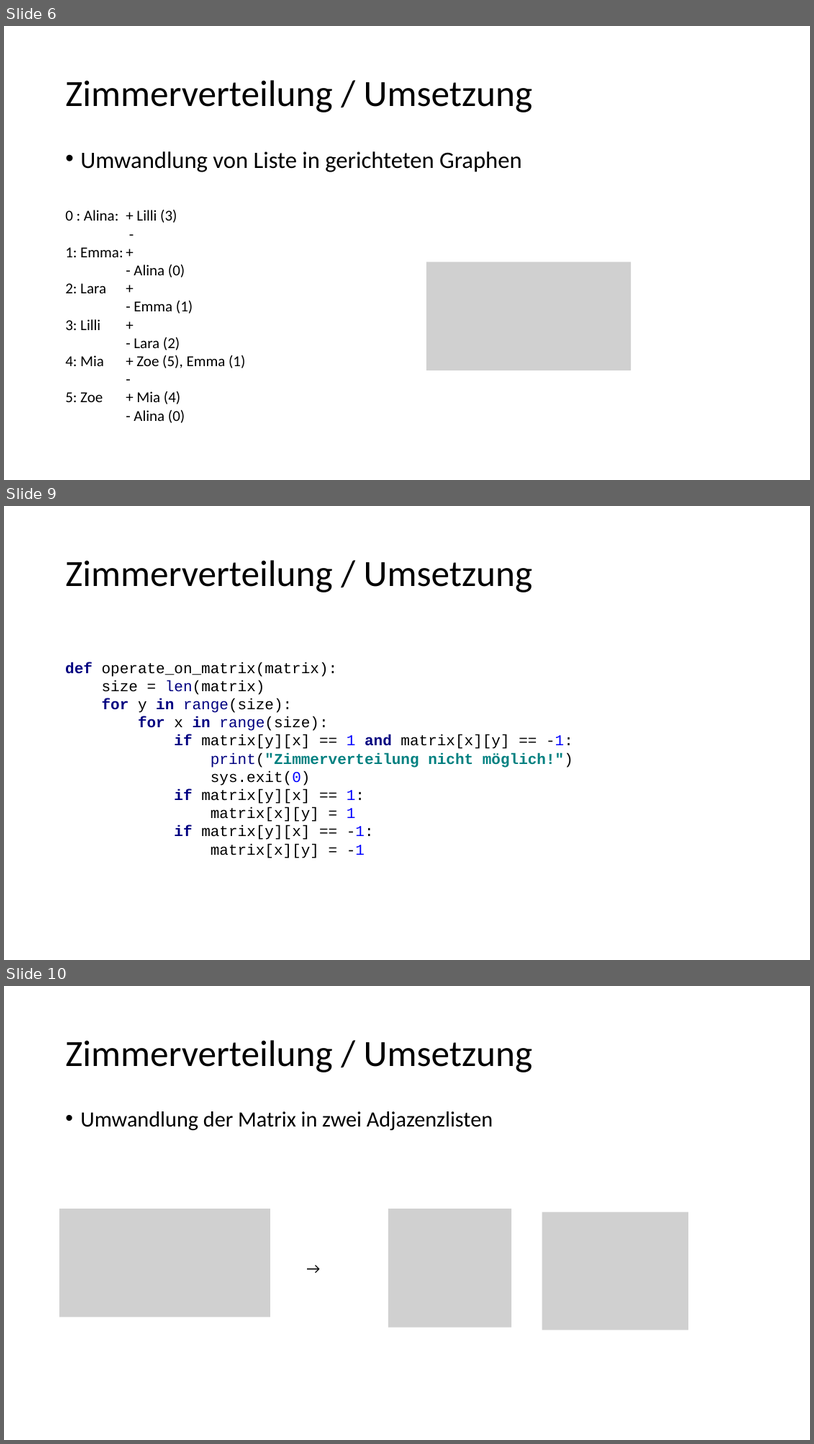
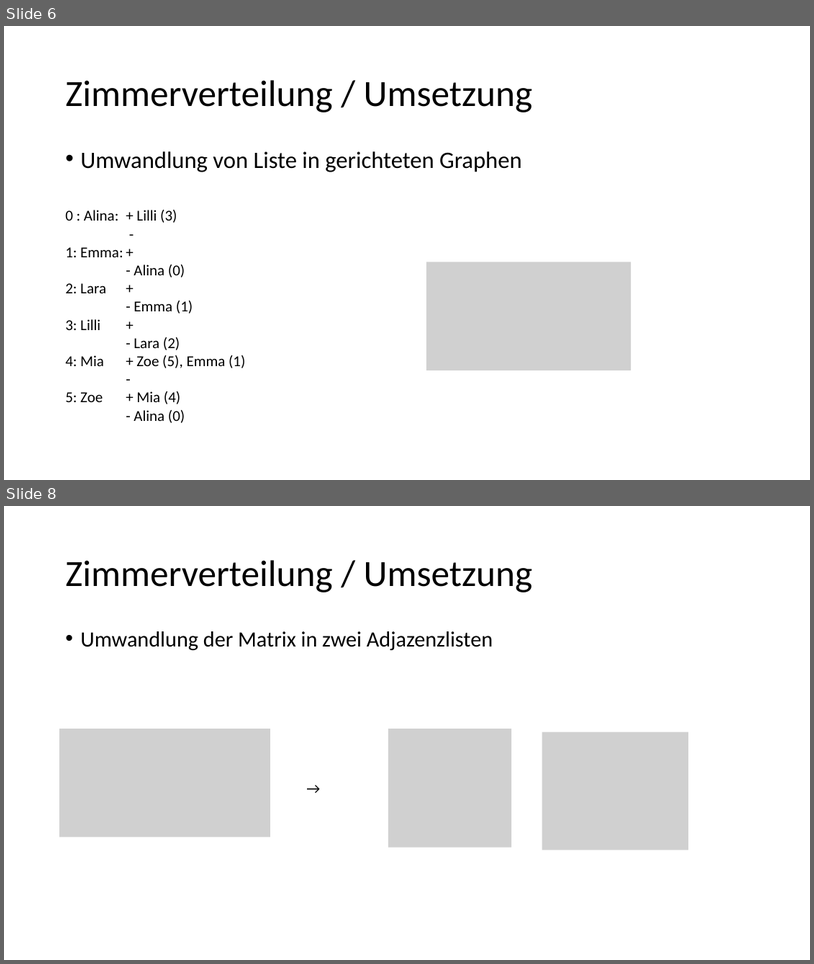
Before and after one commit to antonbaumann/wg, a slide deck: Abschlusspräsentation.pptx. Shown one above the other, each under a label of ours: slides 6, 9 and 10 before the commit, slides 6 and 8 after it; the slides between them are not shown. The pictures are 814x1444 and 814x964 pixels, drawn with LibreOffice and Linux fonts; fonts in the diff are those of the drawing; grey boxes stand for pictures. Boxes give left, top, right and bottom in pixels: in the first picture for what was removed or moved away, otherwise in the second. Text is boxed around its words. In the diff, an @@ line names an element or a change of style, - is before the commit and + after.

```diff
--- a/Abschlusspräsentation.pptx
+++ b/Abschlusspräsentation.pptx
@@ slide 9 removed at (4, 506, 810, 960), background #FFFFFF @@
@@ title removed at (65, 560, 532, 592) @@
-Zimmerverteilung / Umsetzung
@@ text removed at (65, 662, 574, 858) @@
-def operate_on_matrix(matrix):
-size = len(matrix)
-for y in range(size):
-for x in range(size):
-if matrix[y][x] == 1 and matrix[x][y] == -1:
-print("Zimmerverteilung nicht möglich!")
-sys.exit(0)
-if matrix[y][x] == 1:
-matrix[x][y] = 1
-if matrix[y][x] == -1:
-matrix[x][y] = -1
@@ what was slide 10 is now slide 8 @@
```
Also in this commit, not shown: 1 slide changed, 1 other slide removed, 1 other file.
